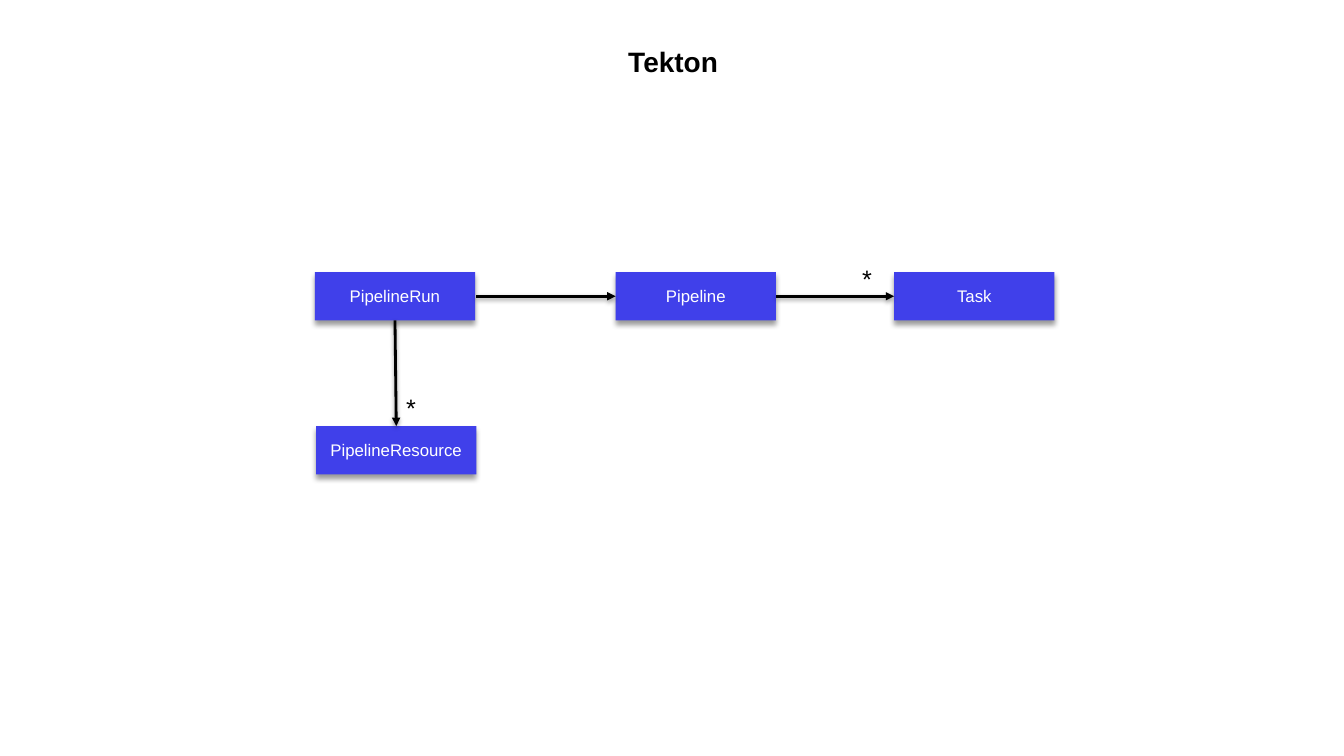
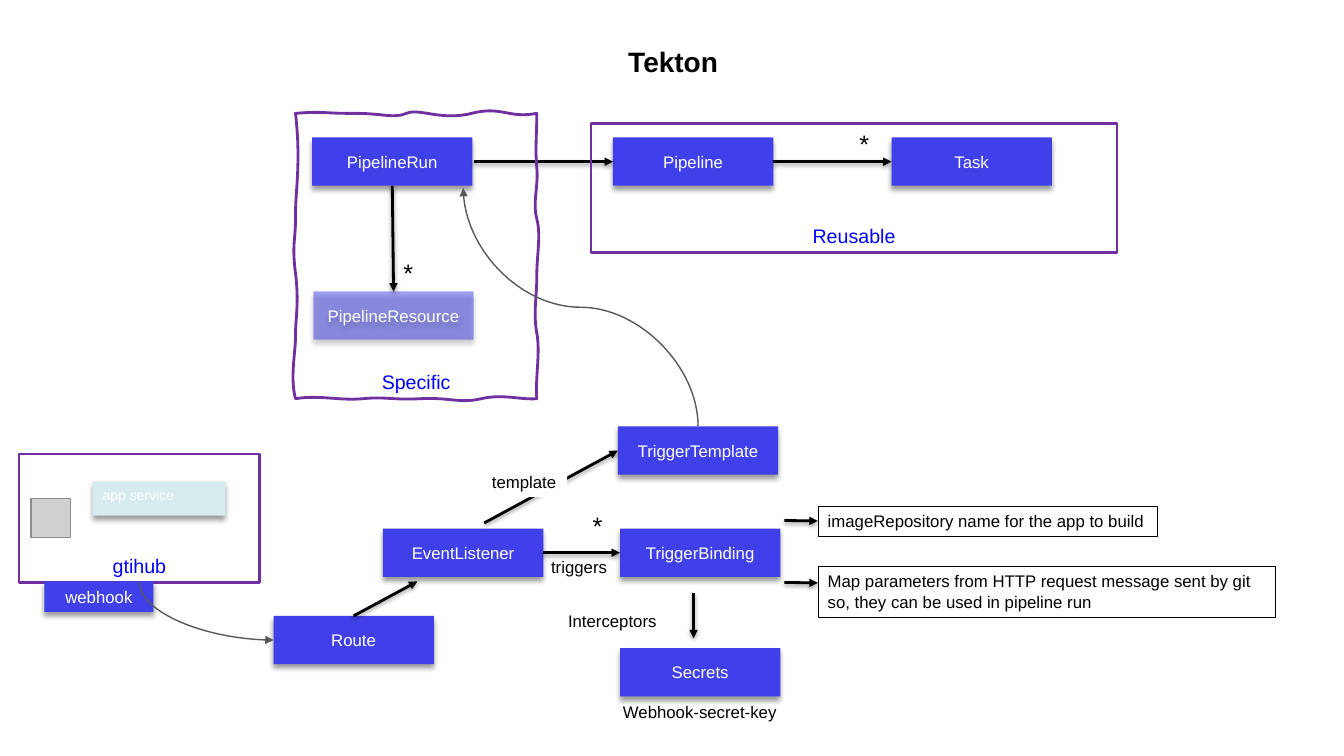
Before and after one commit to jbcodeforce/jbcodeforce.github.io, a slide deck: slide 17 of docs/Diagrams.pptx. Drawn at 1344x756 pixels with LibreOffice and Linux fonts; fonts in the diff are those of the drawing; grey boxes stand for pictures. Boxes give left, top, right and bottom in pixels: in the first picture for what was removed or moved away, otherwise in the second. Text is boxed around its words. In the diff, an @@ line names an element or a change of style, - is before the commit and + after.

```diff
--- a/docs/Diagrams.pptx
+++ b/docs/Diagrams.pptx
@@ freeform shape added at (295,113,536,398), outline #7030A0 2 pt, 14 pt, text #0000FF @@
+Specific
@@ rectangle "PipelineRun": place and size @@
-rectangle "PipelineRun" at (315,272,475,321)
+rectangle "PipelineRun" at (313,137,473,186)
@@ rectangle added at (591,124,1117,252), outline #7030A0 2 pt, 14 pt, text #0000FF @@
+Reusable
@@ text "*": place and size @@
-text "*" at (852,258,882,298)
+text "*" at (850,124,880,164)
@@ curved arrow added from (699, 426) to (464, 189), #595959 1 pt @@
@@ 3 rectangles, 3 arrows, 1 text: place and size @@
-3 rectangles, 3 arrows, 1 text at (317,272,1055,475)
+3 rectangles, 3 arrows, 1 text at (314,137,1052,340)
@@ rectangle "PipelineResource" at (314,291,474,340): fill #4040EA to #4040EA at 49% opacity @@
@@ rectangle added at (618,426,778,475), fill #4040EA, 12 pt, text #FFFFFF @@
+TriggerTemplate
@@ rectangle added at (19,454,260,582), outline #7030A0 2 pt, 14 pt, text #0000FF @@
+gtihub
@@ arrow added from (484, 523) to (618, 451), #000000 2 pt @@
@@ text added at (492,476,556,492), 12 pt, text #000000 @@
+template
@@ picture added at (31,499,71,538) @@
@@ rectangle added at (93,482,226,516), fill #D6ECEE @@
@@ text added at (583,506,613,546), 18 pt, text #000000 @@
+*
@@ rectangle added at (818,506,1156,536), outline #000000 0.25 pt, 12 pt, text #000000 @@
+imageRepository name for the app to build
@@ rectangle added at (383,528,543,577), fill #4040EA, 12 pt, text #FFFFFF @@
+EventListener
@@ rectangle added at (620,528,780,577), fill #4040EA, 12 pt, text #FFFFFF @@
+TriggerBinding
@@ arrow added from (784, 520) to (818, 521), #000000 2 pt @@
@@ arrow added from (543, 553) to (620, 553), #000000 2 pt @@
@@ text added at (551,561,607,577), 12 pt, text #000000 @@
+triggers
@@ rectangle added at (818,567,1274,617), outline #000000 0.25 pt, 12 pt, text #000000 @@
+Map parameters from HTTP request message sent by git
+so, they can be used in pipeline run
@@ rectangle added at (44,582,153,612), fill #4040EA, 12 pt, text #FFFFFF @@
+webhook
@@ curved arrow added from (139, 583) to (273, 640), #595959 1 pt @@
@@ arrow added from (354, 616) to (417, 582), #000000 2 pt @@
@@ arrow added from (694, 594) to (694, 638), #000000 2 pt @@
@@ arrow added from (784, 583) to (818, 583), #000000 2 pt @@
@@ rectangle added at (273,616,434,664), fill #4040EA, 12 pt, text #FFFFFF @@
+Route
@@ text added at (568,615,657,631), 12 pt, text #000000 @@
+Interceptors
@@ rectangle added at (620,648,780,697), fill #4040EA, 12 pt, text #FFFFFF @@
+Secrets
@@ text added at (623,705,776,722), 12 pt, text #000000 @@
+Webhook-secret-key
```
Also in this commit, not shown: 2 other files.
